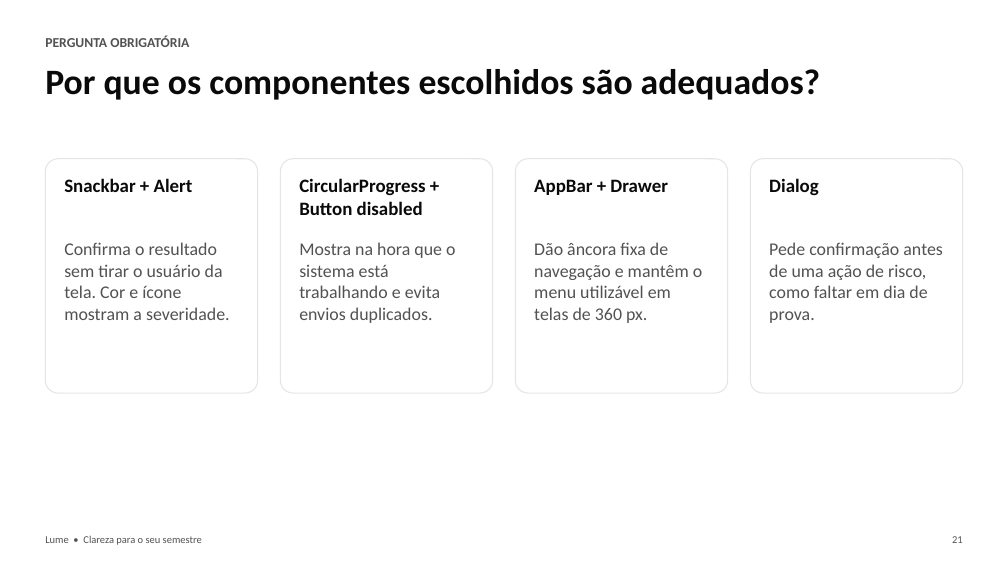
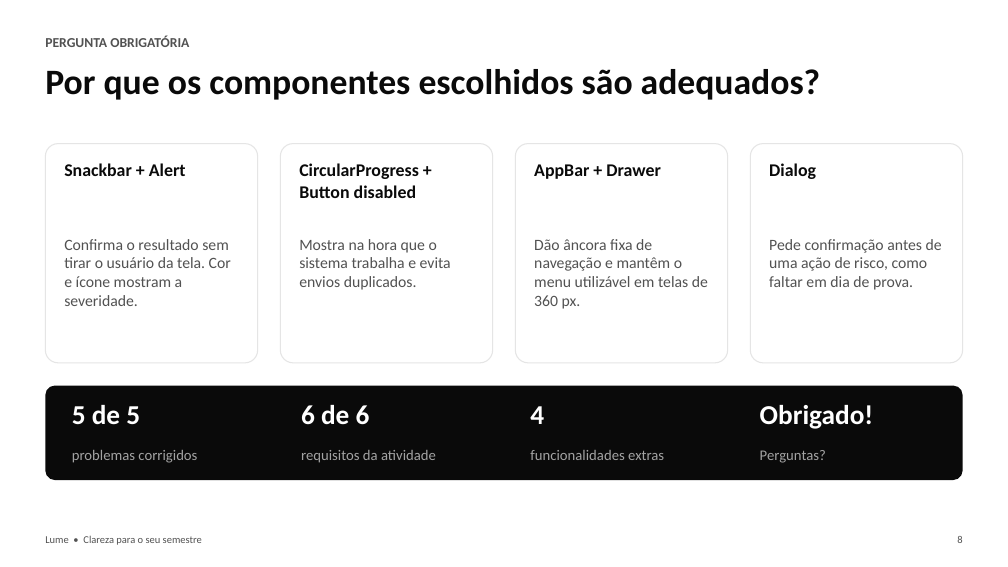
Before and after one commit to Tavimmm21/educonnect, a slide deck: slide 8 of entrega/Lume-Apresentacao-do-projeto.pptx (slide 21 before the commit). Drawn at 1008x567 pixels with LibreOffice and Linux fonts; fonts in the diff are those of the drawing. Boxes give left, top, right and bottom in pixels: in the first picture for what was removed or moved away, otherwise in the second. Text is boxed around its words. In the diff, an @@ line names an element or a change of style, - is before the commit and + after.

```diff
--- a/entrega/Lume-Apresentacao-do-projeto.pptx
+++ b/entrega/Lume-Apresentacao-do-projeto.pptx
@@ rounded rectangle: place and size @@
-rounded rectangle at bbox=[45, 159, 258, 393]
+rounded rectangle at bbox=[45, 144, 258, 363]
@@ rounded rectangle: place and size @@
-rounded rectangle at bbox=[281, 159, 493, 393]
+rounded rectangle at bbox=[281, 144, 493, 363]
@@ rounded rectangle: place and size @@
-rounded rectangle at bbox=[516, 159, 728, 393]
+rounded rectangle at bbox=[516, 144, 728, 363]
@@ rounded rectangle: place and size @@
-rounded rectangle at bbox=[750, 159, 963, 393]
+rounded rectangle at bbox=[750, 144, 963, 363]
@@ 4 texts: place and size @@
-4 texts at bbox=[64, 178, 819, 215]
+4 texts at bbox=[64, 163, 816, 198]
@@ size 18 to 17 pt in 4 elements at bbox=[64, 163, 186, 176], bbox=[299, 163, 419, 198], bbox=[534, 164, 660, 179], bbox=[769, 163, 816, 179] @@
@@ text at bbox=[299, 239, 451, 290]: text changed; size 17 to 15 pt @@
-Mostra na hora que o sistema está trabalhando e evita envios duplicados.
+Mostra na hora que o sistema trabalha e evita envios duplicados.
@@ size 17 to 15 pt in 3 elements at bbox=[64, 239, 231, 306], bbox=[534, 239, 708, 309], bbox=[769, 239, 942, 290] @@
@@ rounded rectangle added at bbox=[45, 386, 963, 480], fill #0A0A0A @@
@@ text added at bbox=[72, 405, 140, 425], 26 pt, text #FFFFFF, bold @@
+5 de 5
@@ text added at bbox=[301, 405, 370, 425], 26 pt, text #FFFFFF, bold @@
+6 de 6
@@ text added at bbox=[530, 406, 544, 424], 26 pt, text #FFFFFF, bold @@
+4
@@ text added at bbox=[760, 405, 874, 429], 26 pt, text #FFFFFF, bold @@
+Obrigado!
@@ text added at bbox=[72, 450, 197, 463], 14 pt, text #A3A3A3 @@
+problemas corrigidos
@@ text added at bbox=[301, 450, 436, 463], 14 pt, text #A3A3A3 @@
+requisitos da atividade
@@ text added at bbox=[530, 450, 664, 460], 14 pt, text #A3A3A3 @@
+funcionalidades extras
@@ text added at bbox=[760, 450, 826, 463], 14 pt, text #A3A3A3 @@
+Perguntas?
@@ text at bbox=[957, 536, 962, 543]: text changed @@
-21
+8
```
Also in this commit, not shown: 4 other slides changed, 3 slides added, 18 slides removed, 1 other file.
